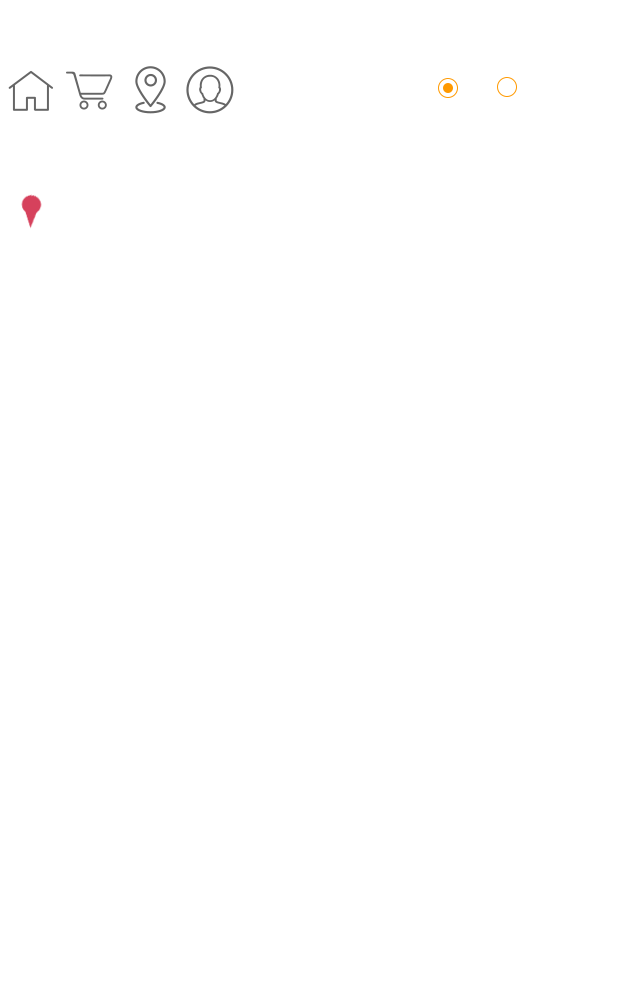
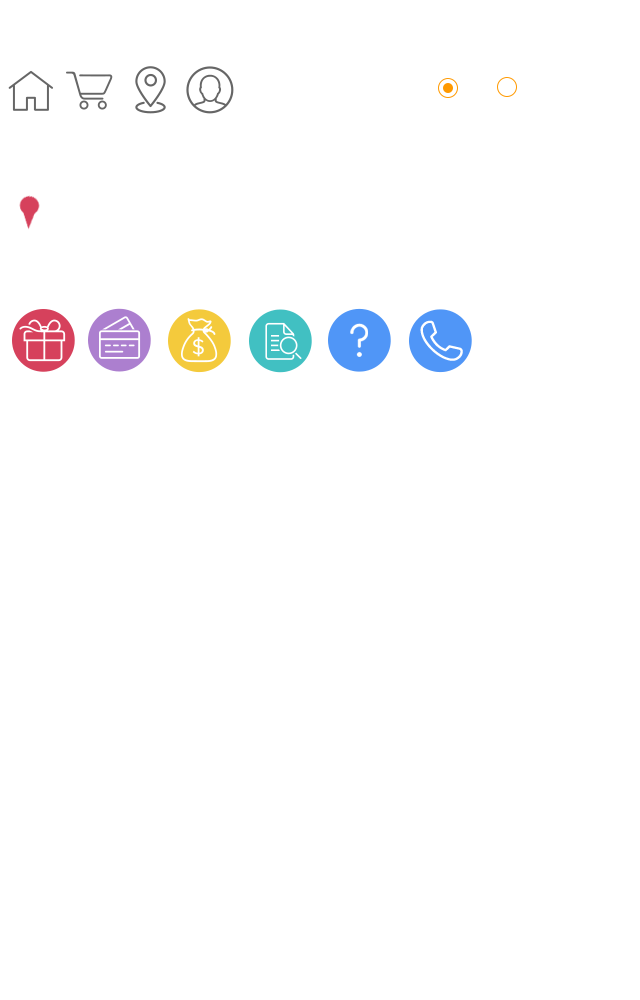
Two versions of the same layered image (640x1000). Layer-by-layer changes:
renamed "图层 3" to "图层 4", painted on it over [12, 194, 472, 373]
